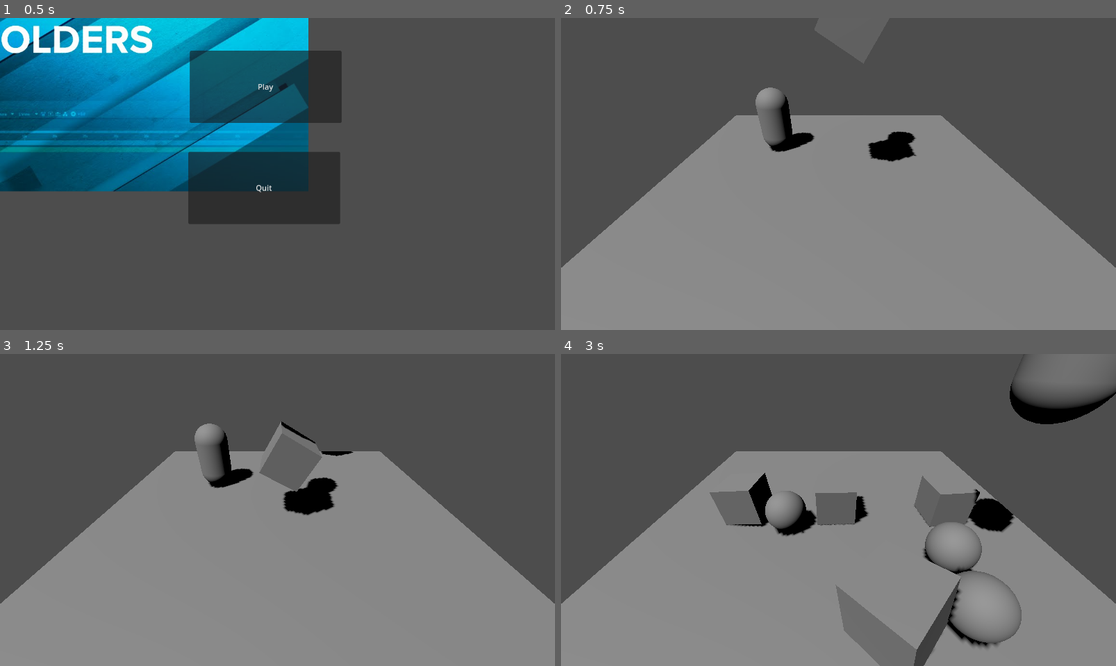
Above: before the commit, frames 1-4 (two rows, left to right).
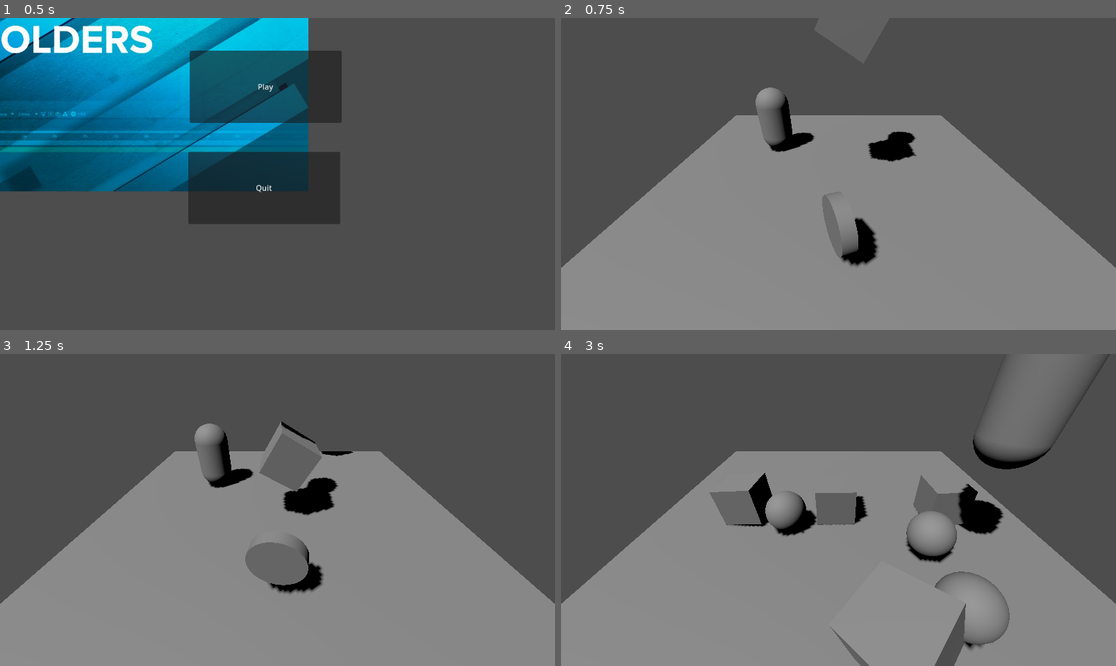
Above: after the commit, the same moments.

Repository: DanDan-Da/TSIF-The-Sky-Is-Falling
Game: Godot game, scene res://title_screen.tscn
The game is run twice, just before and just after one commit, with the same random seed, the same clock (stepped at 60 frames per second) and the same inputs.
Inputs:
- Up to frame 1 (0.5 s): no input
- Up to frame 2 (0.75 s): click "Play" at 0.5 s
- Up to frame 3 (1.25 s): no input
- Up to frame 4 (3 s): tap Enter (ui_accept) at 1.25, 1.52, 2.27 s; hold Right (ui_right) 1.28-2.03 s; hold Down (ui_down) 2.03-2.78 s; hold Right (ui_right) from 2.78 s (still down)

Frame 1 is identical in both runs. In frame 2, 1.0% of the frame differs, in the area x 47-58%, y 56-80%; in frame 3, 1.7%; in frame 4, 8.0%, in the area x 36-100%, y 0-100%.

Commit message:
Added a spinning coin
Added a spinning coin that disappears once touched.

Diff:
--- /dev/null
+++ b/coin.gd
@@ -0,0 +1,16 @@
+extends Area3D
+
+var ROT_SPEED = 2
+# Called when the node enters the scene tree for the first time.
+func _ready() -> void:
+	pass # Replace with function body.
+
+
+# Called every frame. 'delta' is the elapsed time since the previous frame.
+func _process(delta: float) -> void:
+	rotate_y(deg_to_rad(ROT_SPEED))
+
+
+
+func _on_body_entered(body: Node3D) -> void:
+	queue_free()
--- /dev/null
+++ b/coin.tscn
@@ -0,0 +1,22 @@
+[gd_scene load_steps=4 format=3 uid="uid://dduoi18ggiwdy"]
+
+[ext_resource type="Script" path="res://coin.gd" id="1_dxs8j"]
+
+[sub_resource type="CylinderShape3D" id="CylinderShape3D_wcmss"]
+height = 0.25
+
+[sub_resource type="CylinderMesh" id="CylinderMesh_0lhyr"]
+height = 0.25
+
+[node name="Coin" type="Area3D"]
+script = ExtResource("1_dxs8j")
+
+[node name="CollisionShape3D" type="CollisionShape3D" parent="."]
+transform = Transform3D(-4.37114e-08, 1, 0, -1, -4.37114e-08, 0, 0, 0, 1, 0, 0, 0)
+shape = SubResource("CylinderShape3D_wcmss")
+
+[node name="MeshInstance3D" type="MeshInstance3D" parent="."]
+transform = Transform3D(-4.37114e-08, 1, 0, -1, -4.37114e-08, 0, 0, 0, 1, 0, 0, 0)
+mesh = SubResource("CylinderMesh_0lhyr")
+
+[connection signal="body_entered" from="." to="." method="_on_body_entered"]
--- a/level_1.tscn
+++ b/level_1.tscn
@@ -1,8 +1,9 @@
-[gd_scene load_steps=6 format=3 uid="uid://osnabbbsa74n"]
+[gd_scene load_steps=7 format=3 uid="uid://osnabbbsa74n"]
 
 [ext_resource type="PackedScene" uid="uid://c1vgtr6waxedg" path="res://block.tscn" id="1_r01fo"]
 [ext_resource type="PackedScene" uid="uid://qpwid257x8d5" path="res://Player.tscn" id="2_hgtvx"]
 [ext_resource type="PackedScene" uid="uid://bwe3osgqx8mgs" path="res://Sphere.tscn" id="3_klddj"]
+[ext_resource type="PackedScene" uid="uid://dduoi18ggiwdy" path="res://coin.tscn" id="4_ue4bp"]
 
 [sub_resource type="BoxMesh" id="BoxMesh_k2vmk"]
 
@@ -54,3 +55,6 @@
 
 [node name="Block4" parent="Objects" instance=ExtResource("1_r01fo")]
 transform = Transform3D(0.866025, 0.5, 0, -0.5, 0.866025, 0, 0, 0, 1, -2.1133, 13.6408, 0)
+
+[node name="Coin" parent="Objects" instance=ExtResource("4_ue4bp")]
+transform = Transform3D(1, 0, 0, 0, 1, 0, 0, 0, 1, 0, 1.20023, 2.49549)
